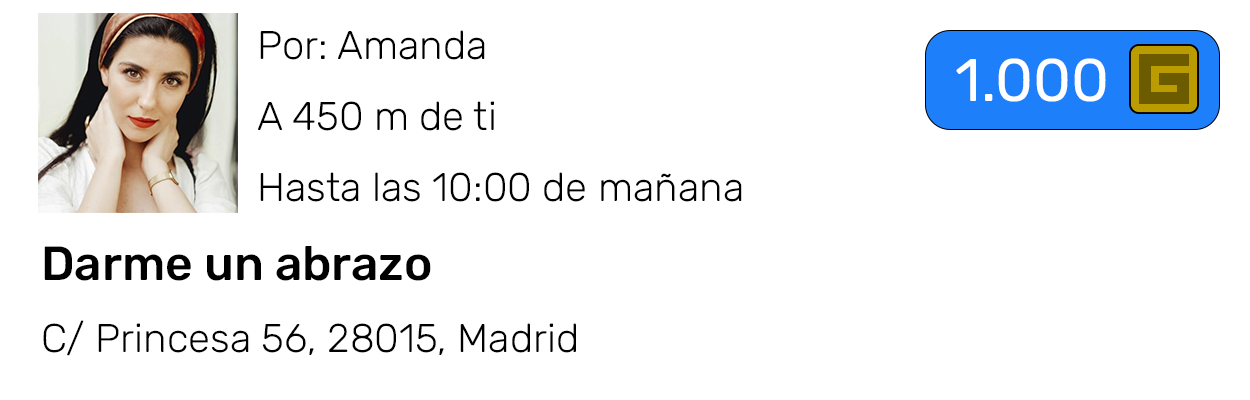
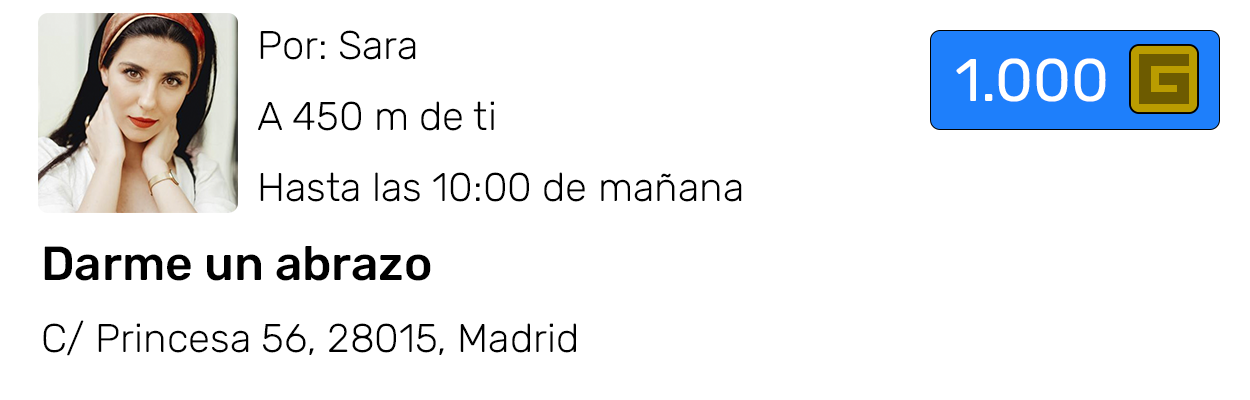
Before/after of a w=1250, h=400 layered artwork. What changed in the layer stack:
added layer "Rectángulo redondeado 2" above "Grollies1" over <box>38,13,238,213</box>
painted on "Precio" over <box>925,30,1220,130</box>
renamed "Por: Amanda A 450 m de ti Hasta las 10:00" to "Por: Sara A 450 m de ti Hasta las 10:00 d", painted on it over <box>43,30,485,213</box>
